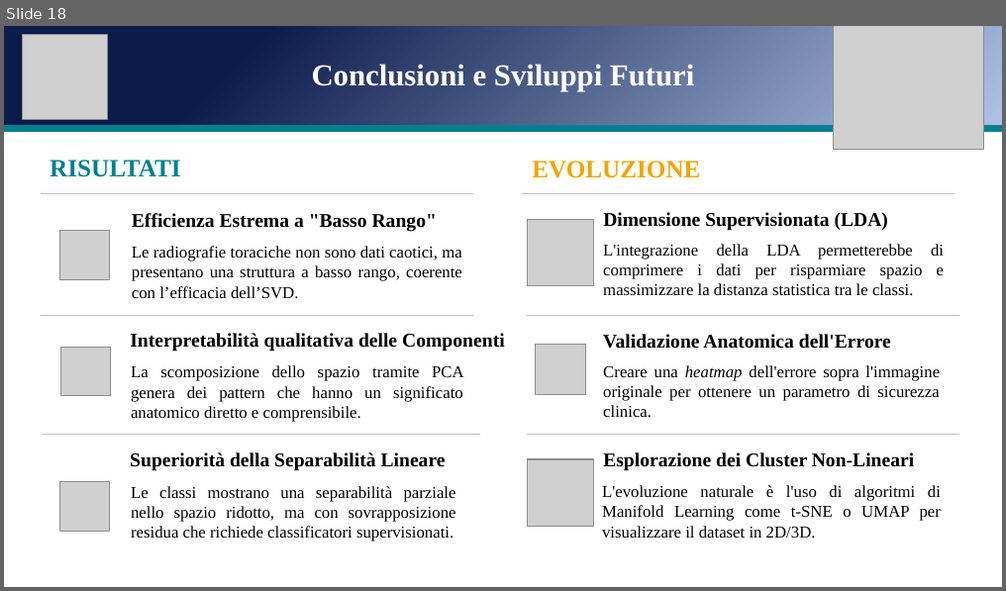
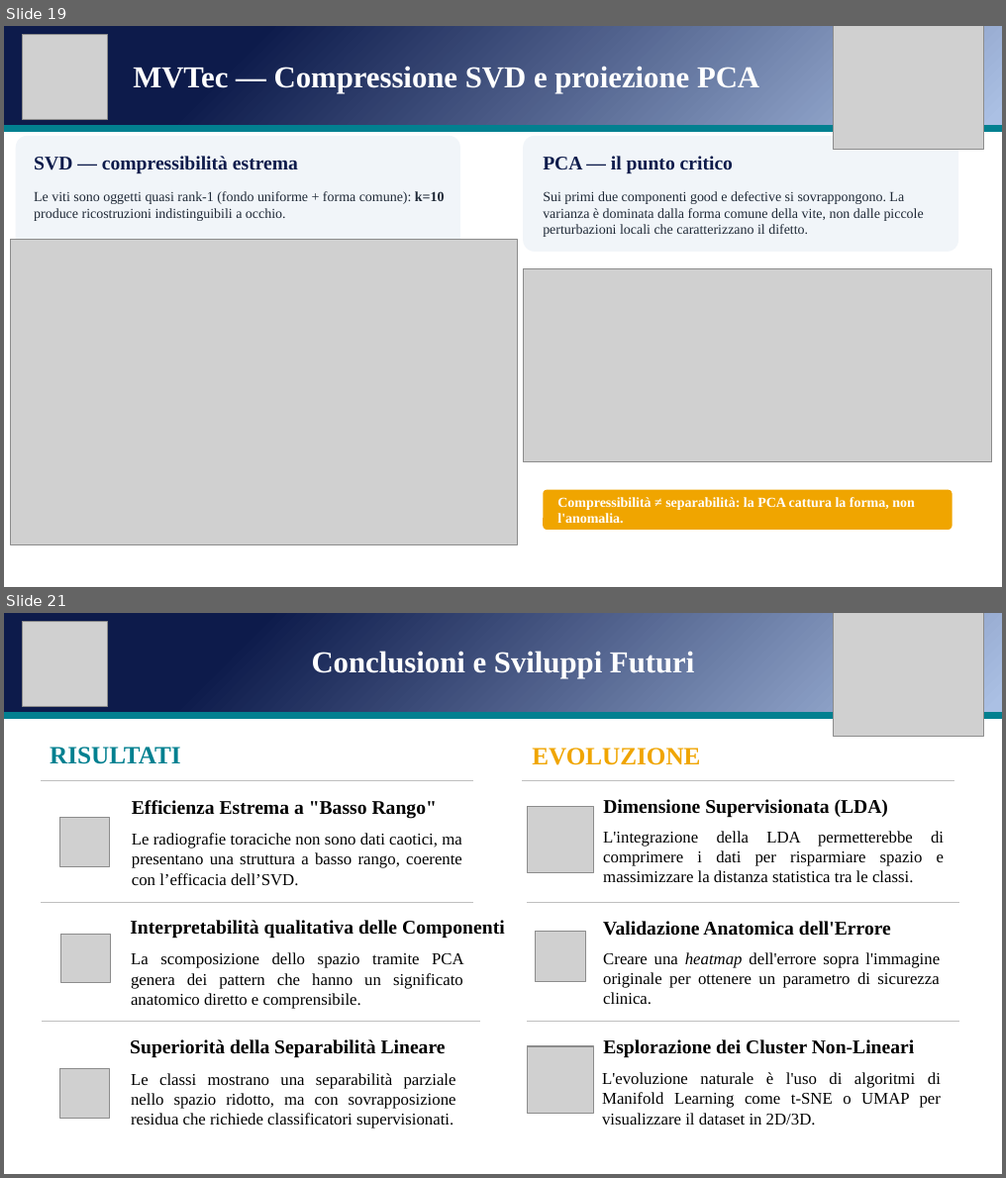
Before and after one commit to andreapatruno1/Image-Compression-and-Analysis, a slide deck: docs/SVD e PCA per l'analisi di immagini mediche.pptx. Shown one above the other, each under a label of ours: slide 18 before the commit, slides 19 and 21 after it; the slides between them are not shown. The pictures are 1006x591 and 1006x1178 pixels, drawn with LibreOffice and Linux fonts; fonts in the diff are those of the drawing; grey boxes stand for pictures. Boxes give left, top, right and bottom in pixels: in the first picture for what was removed or moved away, otherwise in the second. Text is boxed around its words. In the diff, an @@ line names an element or a change of style, - is before the commit and + after.

```diff
--- a/docs/SVD e PCA per l'analisi di immagini mediche.pptx
+++ b/docs/SVD e PCA per l'analisi di immagini mediche.pptx
@@ slide 19 added at <box>4,26,1002,587</box>, background #FFFFFF @@
@@ rectangle added at <box>4,26,1002,125</box>, fill gradient #0D1B4B to #ABC0E4 to #C7D5ED @@
@@ picture added at <box>22,35,107,119</box> @@
@@ picture added at <box>834,26,984,150</box> @@
@@ text added at <box>133,66,759,93</box>, 22 pt, text #FFFFFF, bold @@
+MVTec — Compressione SVD e proiezione PCA
@@ rectangle added at <box>4,126,1002,132</box>, fill #028090, outline #028090 1 pt @@
@@ rounded rectangle added at <box>16,136,461,252</box>, fill #F1F5F9 @@
@@ rounded rectangle added at <box>523,136,958,252</box>, fill #F1F5F9 @@
@@ text added at <box>34,156,298,174</box>, 14 pt, text #0D1B4B, bold @@
+SVD — compressibilità estrema
@@ text added at <box>543,156,733,174</box>, 14 pt, text #0D1B4B, bold @@
+PCA — il punto critico
@@ text added at <box>34,191,445,221</box>, 10 pt, text #1F2937 @@
+Le viti sono oggetti quasi rank-1 (fondo uniforme + forma comune): k=10 produce ricostruzioni indistinguibili a occhio.
@@ text added at <box>543,191,924,237</box>, 10 pt, text #1F2937 @@
+Sui primi due componenti good e defective si sovrappongono. La varianza è dominata dalla forma comune della vite, non dalle piccole perturbazioni locali che caratterizzano il difetto.
@@ picture added at <box>11,240,517,545</box> @@
@@ picture added at <box>523,270,992,464</box> @@
@@ rounded rectangle added at <box>543,490,952,530</box>, fill #F0A500 @@
@@ text added at <box>557,497,915,523</box>, 10 pt, text #FFFFFF, bold @@
+Compressibilità ≠ separabilità: la PCA cattura la forma, non l'anomalia.
@@ what was slide 18 is now slide 21 @@
```
Also in this commit, not shown: 2 slides changed, 2 other slides added, 2 other files.
